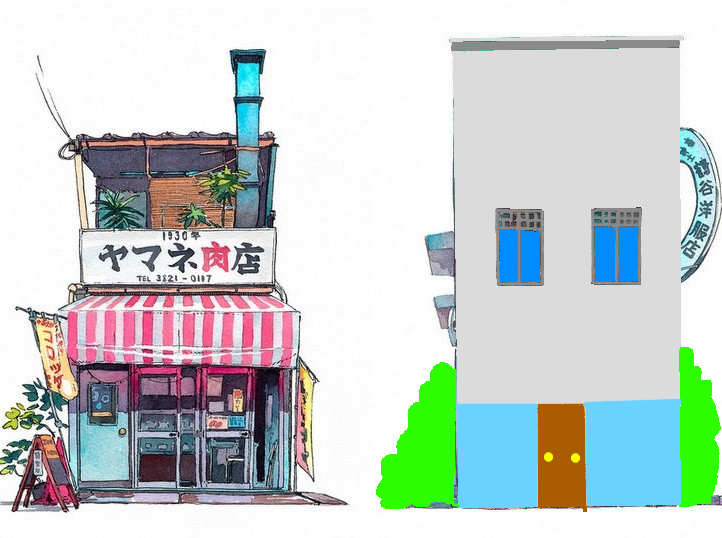
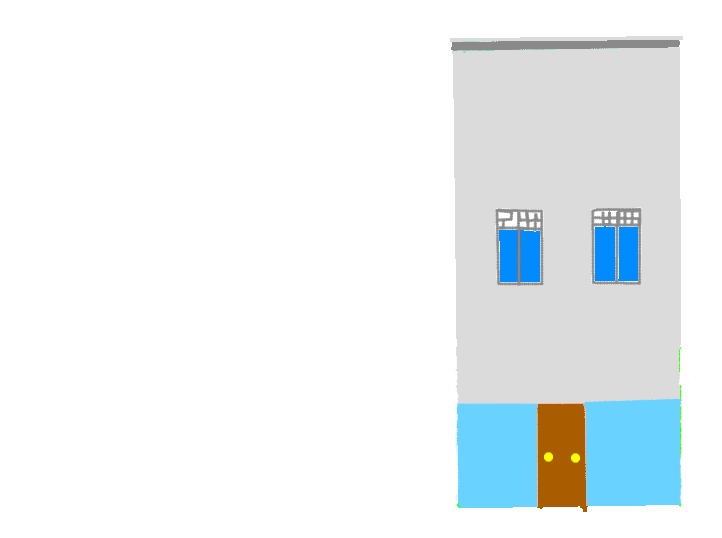
The second 722px x 538px image is a revision of the first. Changes to its layers:
painted on "build_5" over [left=376, top=347, right=721, bottom=509]
removed layer "76704786-5fe9af80-6701-11ea-9c13-19f7e69aabb1.png" over [left=0, top=0, right=722, bottom=538]
